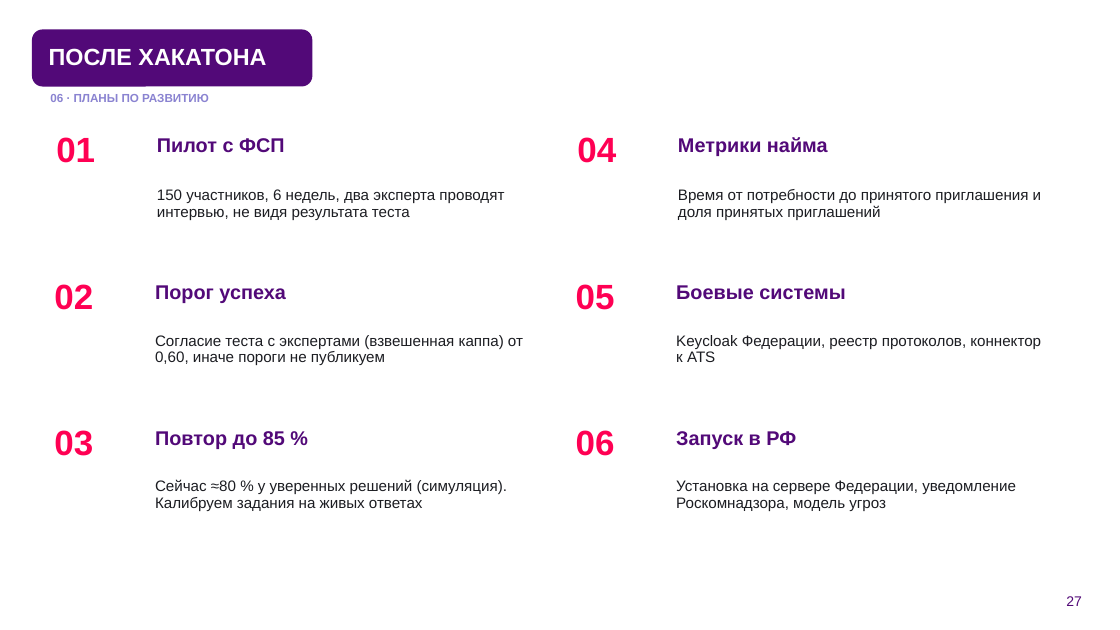
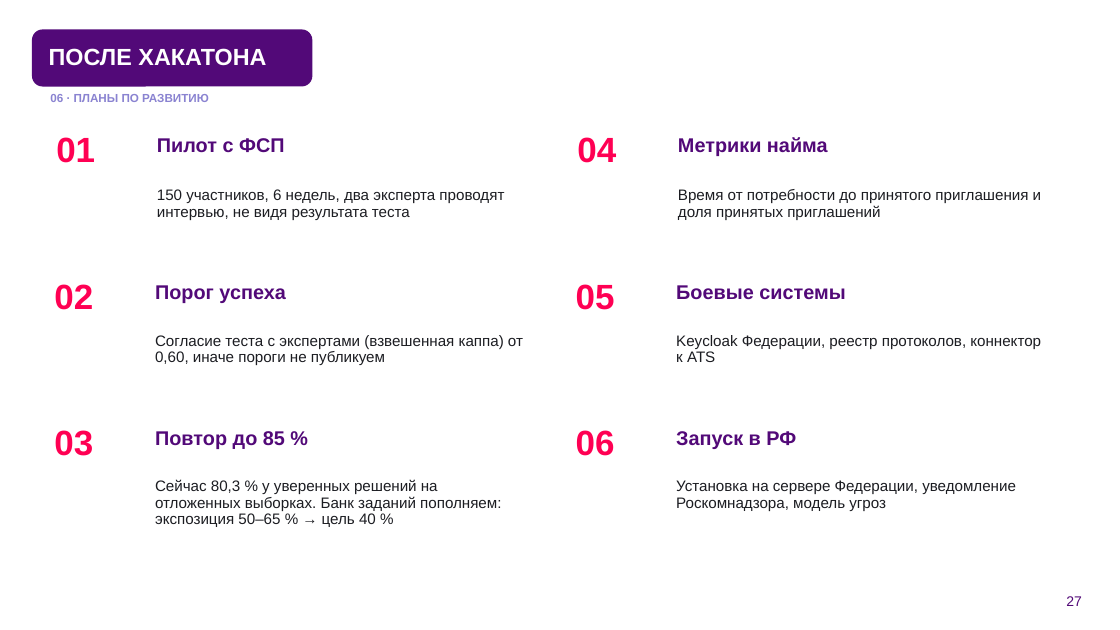
Before and after one commit to KonkovDV/fsp-talent, a slide deck: slide 27 of submission/03-presentation/FSP_Talent_presentation.pptx. Drawn at 1120x630 pixels with LibreOffice and Linux fonts; fonts in the diff are those of the drawing; background and template pictures are left out. Boxes give left, top, right and bottom in pixels: in the first picture for what was removed or moved away, otherwise in the second. Text is boxed around its words. In the diff, an @@ line names an element or a change of style, - is before the commit and + after.

```diff
--- a/submission/03-presentation/FSP_Talent_presentation.pptx
+++ b/submission/03-presentation/FSP_Talent_presentation.pptx
@@ text at [155, 479, 501, 527]: text changed @@
-Сейчас ≈80 % у уверенных решений (симуляция). Калибруем задания на живых ответах
+Сейчас 80,3 % у уверенных решений на отложенных выборках. Банк заданий пополняем: экспозиция 50–65 % → цель 40 %
```
Also in this commit, not shown: 14 other slides changed, 1 other file.
